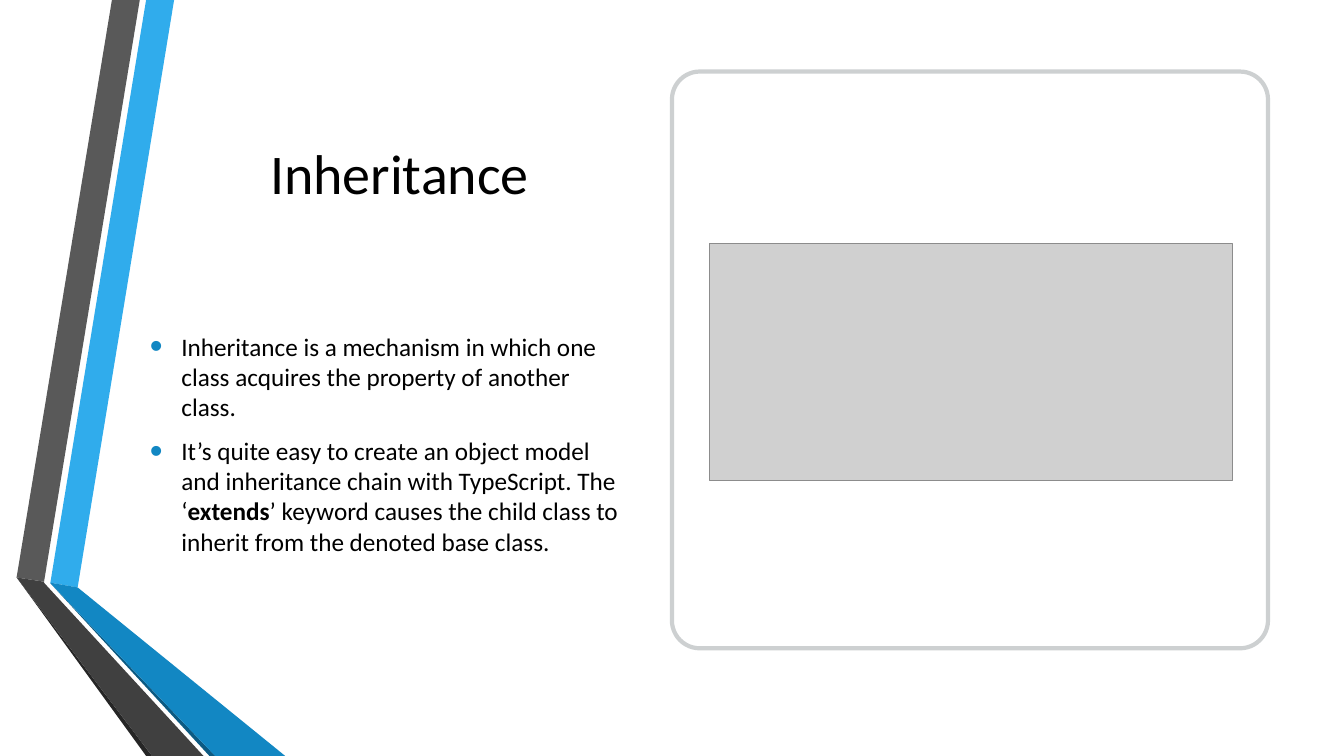
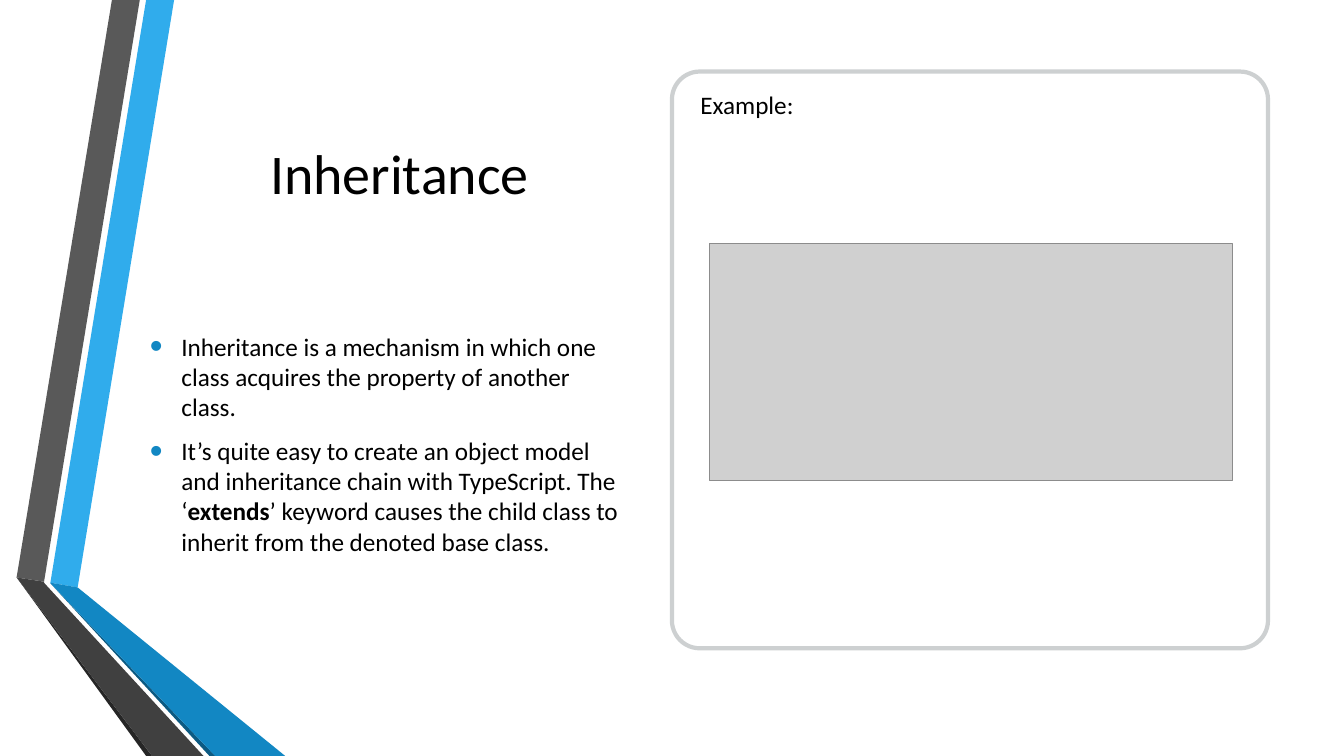
Before and after one commit to kalyank12/SoftwareParadigms, a slide deck: slide 25 of PPT/Group02-Component1.pptx. Drawn at 1344x756 pixels with LibreOffice and Linux fonts; fonts in the diff are those of the drawing; grey boxes stand for pictures; background and template pictures are left out. Boxes give left, top, right and bottom in pixels: in the first picture for what was removed or moved away, otherwise in the second. Text is boxed around its words. In the diff, an @@ line names an element or a change of style, - is before the commit and + after.

```diff
--- a/PPT/Group02-Component1.pptx
+++ b/PPT/Group02-Component1.pptx
@@ text added at [700, 96, 793, 118], 18 pt, text #000000 @@
+Example:
```
Also in this commit, not shown: 5 other slides changed.
